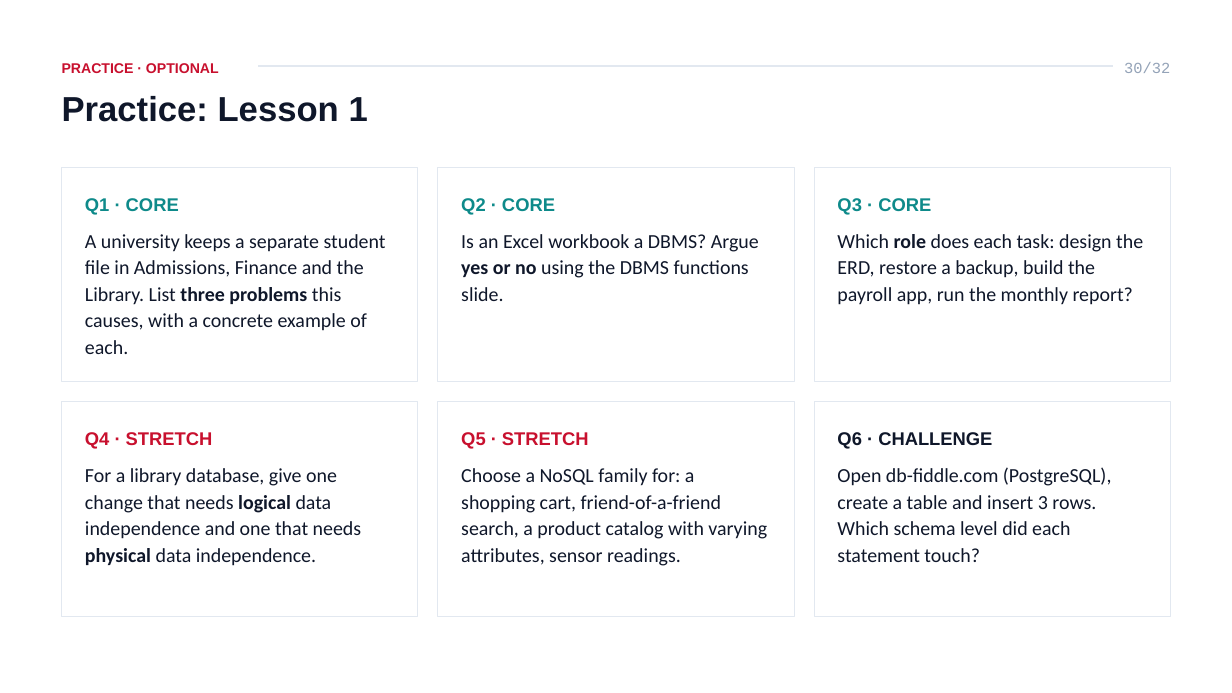
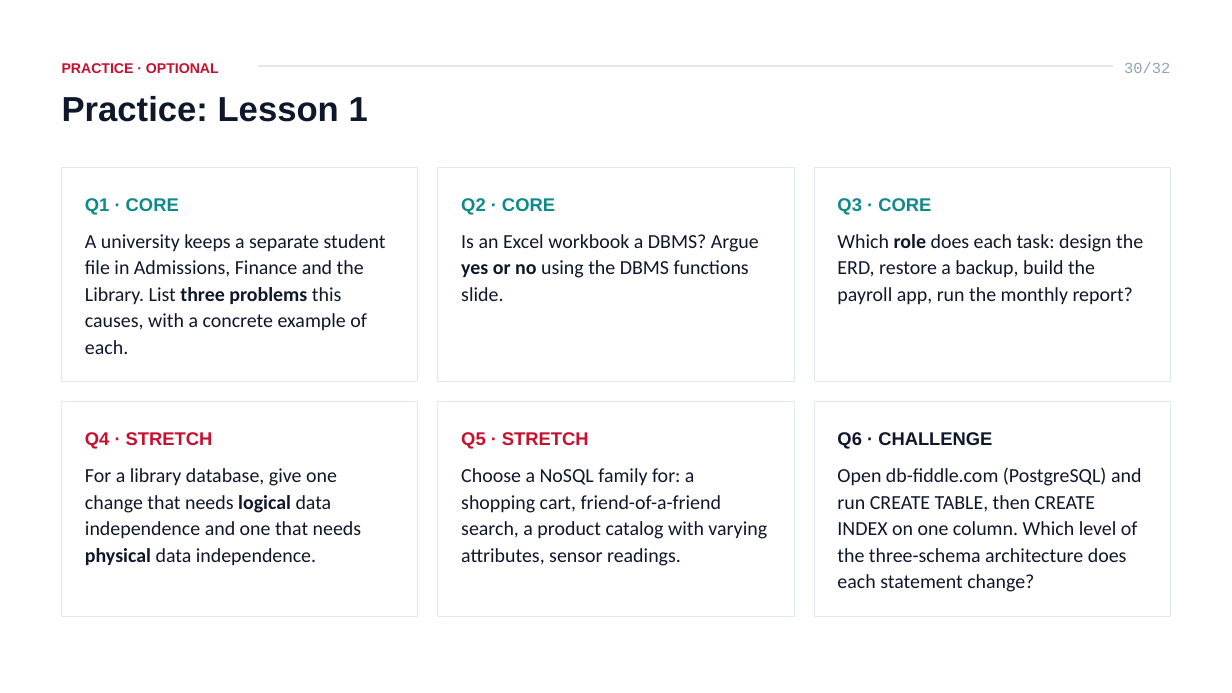
Before and after one commit to ahmedatef2007/db-slides, a slide deck: slide 30 of pptx/ITI_Database_Course_Lesson_1_Introduction.pptx. Drawn at 1232x693 pixels with LibreOffice and Linux fonts; fonts in the diff are those of the drawing. Boxes give left, top, right and bottom in pixels: in the first picture for what was removed or moved away, otherwise in the second. Text is boxed around its words. In the diff, an @@ line names an element or a change of style, - is before the commit and + after.

```diff
--- a/pptx/ITI_Database_Course_Lesson_1_Introduction.pptx
+++ b/pptx/ITI_Database_Course_Lesson_1_Introduction.pptx
@@ text at [837, 467, 1141, 592]: text changed @@
-Open db-fiddle.com (PostgreSQL), create a table and insert 3 rows. Which schema level did each statement touch?
+Open db-fiddle.com (PostgreSQL) and run CREATE TABLE, then CREATE INDEX on one column. Which level of the three-schema architecture does each statement change?
```
Also in this commit, not shown: 2 other slides changed, 8 other files.
